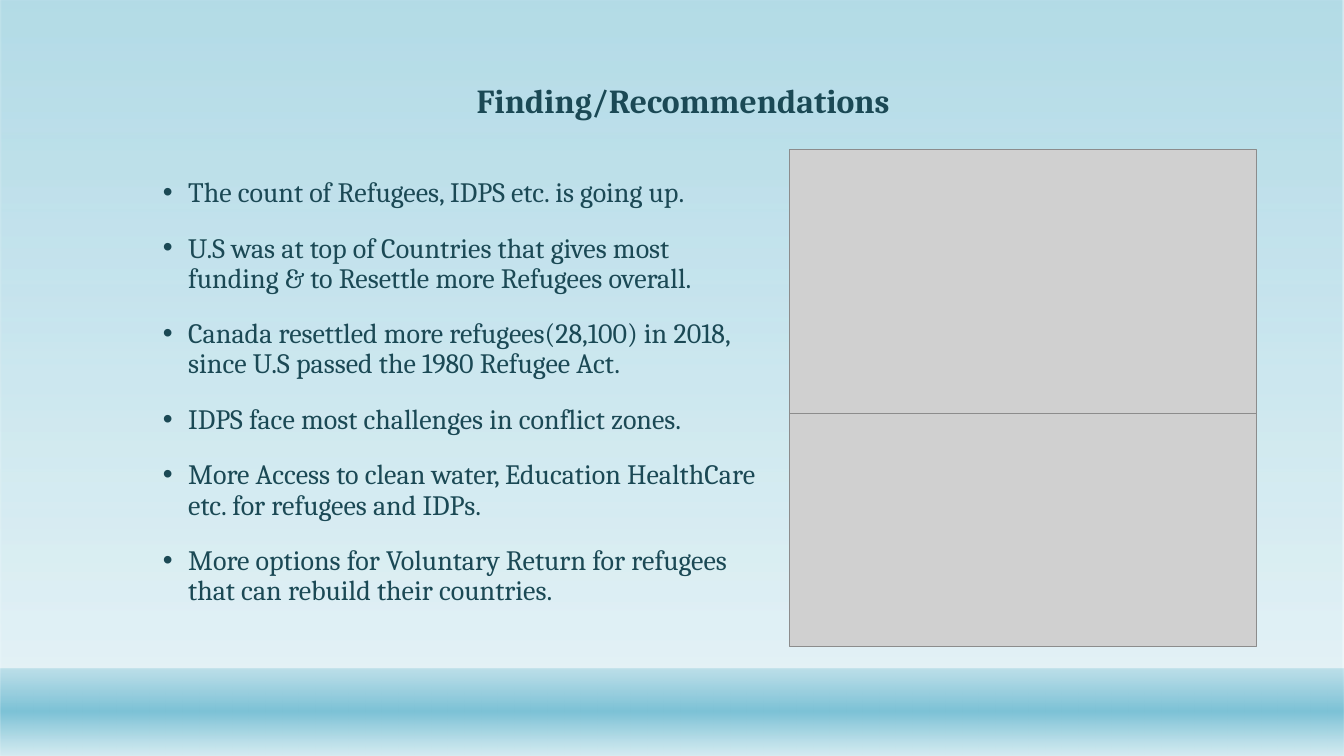
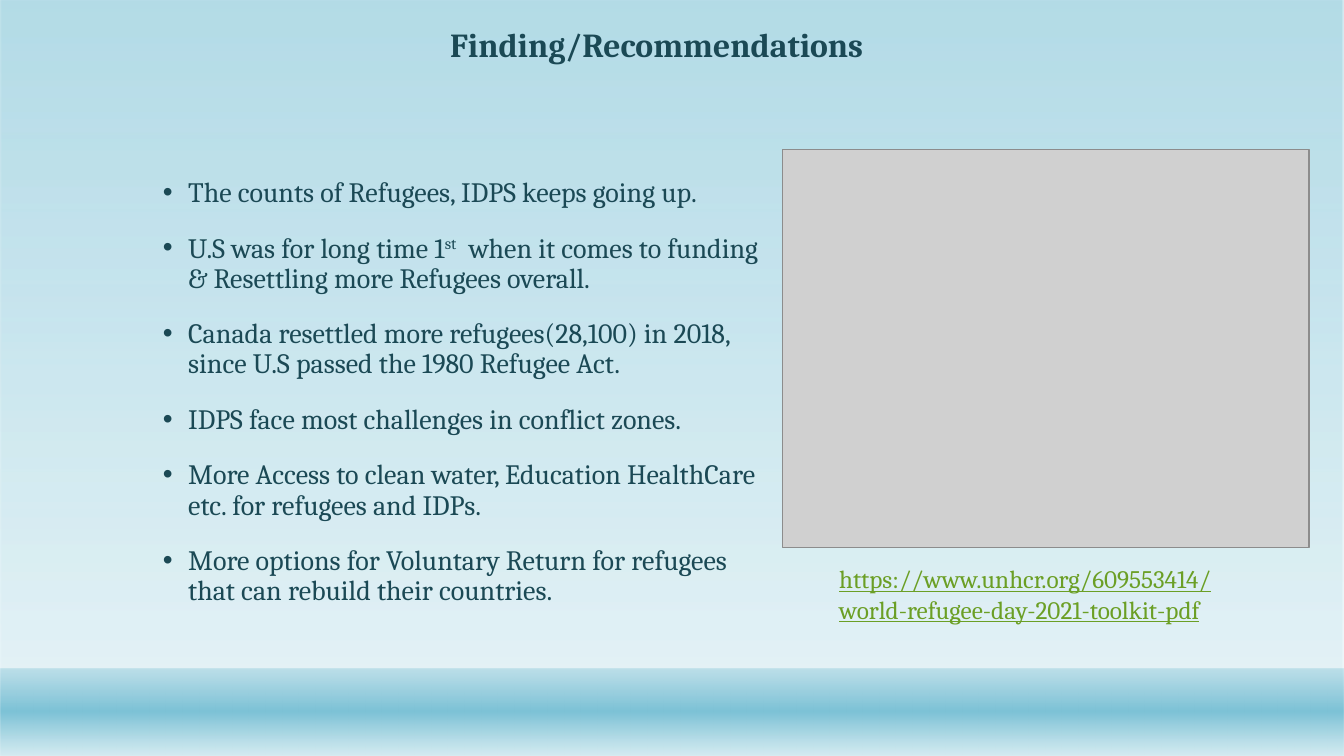
Before and after one commit to Abdullah0930/Refugee-Immigrants-to-U.S, a slide deck: slide 13 of Capstone/Refugee_Immigrants overtime.pptx. Drawn at 1344x756 pixels with LibreOffice and Linux fonts; fonts in the diff are those of the drawing; grey boxes stand for pictures; background and template pictures are left out. Boxes give left, top, right and bottom in pixels: in the first picture for what was removed or moved away, otherwise in the second. Text is boxed around its words. In the diff, an @@ line names an element or a change of style, - is before the commit and + after.

```diff
--- a/Capstone/Refugee_Immigrants overtime.pptx
+++ b/Capstone/Refugee_Immigrants overtime.pptx
@@ title "Finding/Recommendations" moved from (x1=477, y1=89, x2=890, y2=121) to (x1=450, y1=33, x2=863, y2=65) @@
@@ picture resized from (x1=789, y1=149, x2=1256, y2=423) to (x1=783, y1=149, x2=1310, y2=547) @@
@@ text at (x1=188, y1=182, x2=758, y2=294): text changed @@
-• The count of Refugees, IDPS etc. is going up.
-• U.S was at top of Countries that gives most funding & to Resettle more Refugees overall.
+• The counts of Refugees, IDPS keeps going up.
+• U.S was for long time 1st when it comes to funding & Resettling more Refugees overall.
@@ picture removed at (x1=789, y1=413, x2=1256, y2=646) @@
@@ text added at (x1=839, y1=570, x2=1211, y2=625), 18 pt, text #6B9F25, underline @@
+https://www.unhcr.org/609553414/world-refugee-day-2021-toolkit-pdf
```
Also in this commit, not shown: 12 other slides changed, 4 other files.
